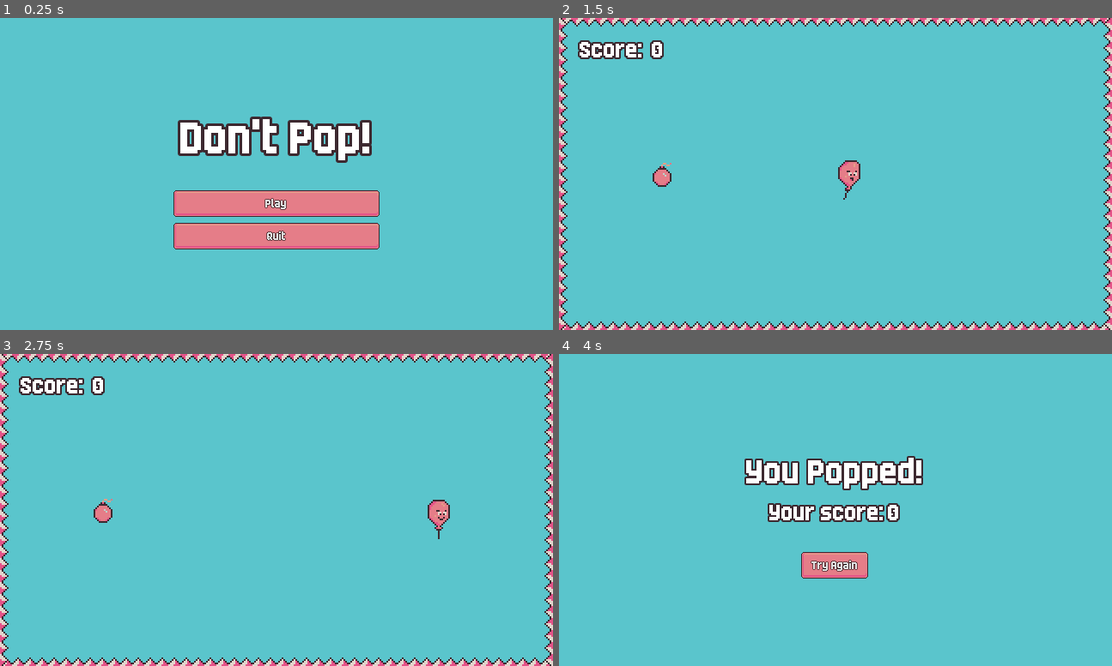
Above: before the commit, frames 1-4 (two rows, left to right).
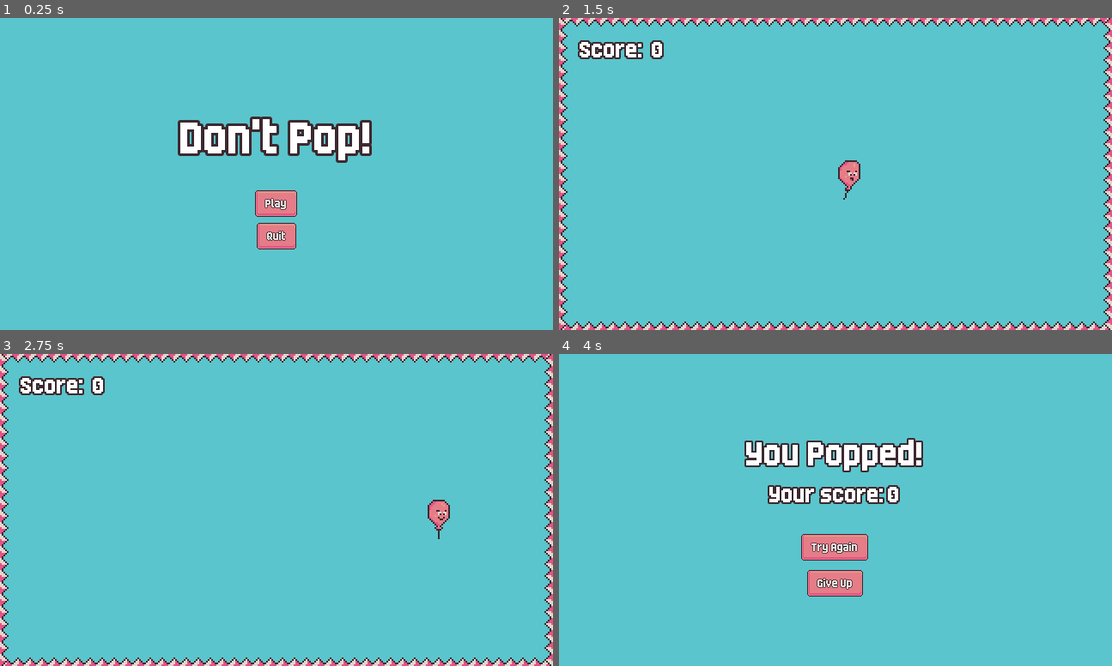
Above: after the commit, the same moments.

Repository: dewald-els/dontpop-2
Game: Godot game, scene res://scenes/screens/main_menu/main_menu_screen.tscn
Two runs of this game, one before a commit and one after it. Both use one fixed random seed, a clock stepped at 60 frames per second and the inputs below.
Inputs (mouse positions are in pixels of both pictures, inside the frame that each line leads up to):
- Up to frame 1 (0.25 s): no input
- Up to frame 2 (1.5 s): click "Play" at 0.5 s; tap Enter at 1.25 s; move the mouse to (957, 158) at 1.27 s; hold Right (player_right) from 1.28 s (still down); tap O at 1.35 s; click (957, 158) at 1.42 s
- Up to frame 3 (2.75 s): release Right (player_right) at 2 s; drag from (165, 525) to (387, 513) at 2.02 s
- Up to frame 4 (4 s): move the mouse to (890, 441) at 2.77 s; hold Right (player_right) 2.78-3.5 s; tap Shift at 2.85 s; drag from (807, 572) to (664, 513) at 3.52 s

The runs differ from the first frame. In frame 1, 5.2% of the frame differs, in the area x 31-69%, y 55-75%; in frame 2, 0.2%; in frame 3, 0.2%; in frame 4, 8.1%, in the area x 33-66%, y 26-78%.

Commit message:
feat: Try again, bomb

Diff:
--- a/dont-pop-src/scenes/game/game.tscn
+++ b/dont-pop-src/scenes/game/game.tscn
@@ -4,9 +4,9 @@
 [ext_resource type="PackedScene" uid="uid://dbg4niw8k1sbt" path="res://scenes/sky/sky.tscn" id="2_7h61r"]
 [ext_resource type="PackedScene" uid="uid://cy82ut854jv8p" path="res://scenes/player/player.tscn" id="3_0sr1o"]
 [ext_resource type="TileSet" uid="uid://p1k8y1pl3anh" path="res://assets/tiles/tiles.tres" id="3_kelw5"]
-[ext_resource type="PackedScene" uid="uid://bisja1rul8rtf" path="res://scenes/power_ups/bomb/bomb_powerup.tscn" id="5_87uf6"]
 [ext_resource type="PackedScene" uid="uid://cly66wkp7q7rl" path="res://scenes/hazard_spawner/hazard_spawner.tscn" id="5_lfrn8"]
 [ext_resource type="PackedScene" uid="uid://41lviliu15bs" path="res://scenes/coin_spawner/coin_spawner.tscn" id="6_bdhmt"]
+[ext_resource type="PackedScene" uid="uid://b3kl6f0lvb8we" path="res://scenes/powerup_spawner/power_up_spawner.tscn" id="7_87uf6"]
 [ext_resource type="PackedScene" uid="uid://xnhm4um7fe2f" path="res://scenes/ui/hud/hud.tscn" id="7_bdhmt"]
 
 [node name="Game" type="Node2D"]
@@ -33,16 +33,16 @@
 
 [node name="PowerUpContainer" type="Node" parent="." groups=["powerup_container"]]
 
-[node name="BombPowerUp" parent="PowerUpContainer" instance=ExtResource("5_87uf6")]
-position = Vector2(120, 185)
+[node name="Spawners" type="Node" parent="."]
 
-[node name="Spawners" type="Node" parent="."]
+[node name="CoinSpawner" parent="Spawners" node_paths=PackedStringArray("coin_container") instance=ExtResource("6_bdhmt")]
+coin_container = NodePath("../../CoinContainer")
 
 [node name="HazardSpawner" parent="Spawners" node_paths=PackedStringArray("hazard_container") instance=ExtResource("5_lfrn8")]
 hazard_container = NodePath("../../HazardsContainer")
 
-[node name="CoinSpawner" parent="Spawners" node_paths=PackedStringArray("coin_container") instance=ExtResource("6_bdhmt")]
-coin_container = NodePath("../../CoinContainer")
+[node name="PowerUpSpawner" parent="Spawners" node_paths=PackedStringArray("powerup_container") instance=ExtResource("7_87uf6")]
+powerup_container = NodePath("../../PowerUpContainer")
 
 [node name="Player" parent="." instance=ExtResource("3_0sr1o")]
 z_index = 1
--- a/dont-pop-src/scenes/powerup_spawner/power_up_spawner.gd
+++ b/dont-pop-src/scenes/powerup_spawner/power_up_spawner.gd
@@ -1,7 +1,55 @@
 class_name PowerUpSpawner
 extends Node2D
 
+
 @export var powerups: Array[PackedScene] = []
+@export var powerup_container: Node
+
+
+@onready var spawn_timer: Timer = %SpawnTimer
+
+var player: Player
+
+var safe_margins: Dictionary = {
+	"start_x" = 40,
+	"end_x" =  600,
+	"start_y" = 40,
+	"end_y" = 350
+}
 
 func _ready() -> void:
-	pass
+	player = get_tree().get_first_node_in_group("player")
+	spawn_timer.timeout.connect(on_spawn_timeout)
+
+func start_spawn_timer() -> void:
+	spawn_timer.wait_time = get_random_spawn_timeout()
+	spawn_timer.start()
+
+func get_random_spawn_timeout() -> float:
+	randomize()
+	return randf_range(10, 25)
+
+func get_random_spawn_position() -> Vector2:
+	# Check not to spawn on top of balloon.
+	randomize()
+	var x: float = randf_range(
+		safe_margins.start_x,
+		safe_margins.end_x
+	)
+	var y: float = randf_range(
+		safe_margins.start_y,
+		safe_margins.end_y
+	)
+
+	return Vector2(x, y)
+
+
+func spawn_random_hazard() -> void:
+	if player:
+		var powerup: BasePowerUp = powerups.pick_random().instantiate()
+		powerup_container.add_child(powerup)
+		powerup.global_position = get_random_spawn_position()
+
+func on_spawn_timeout() -> void:
+	spawn_random_hazard()
+	start_spawn_timer()
--- a/dont-pop-src/scenes/powerup_spawner/power_up_spawner.tscn
+++ b/dont-pop-src/scenes/powerup_spawner/power_up_spawner.tscn
@@ -1,6 +1,14 @@
-[gd_scene load_steps=2 format=3 uid="uid://b3kl6f0lvb8we"]
+[gd_scene load_steps=3 format=3 uid="uid://b3kl6f0lvb8we"]
 
 [ext_resource type="Script" uid="uid://7p63f1hwrthu" path="res://scenes/powerup_spawner/power_up_spawner.gd" id="1_8c10u"]
+[ext_resource type="PackedScene" uid="uid://bisja1rul8rtf" path="res://scenes/power_ups/bomb/bomb_powerup.tscn" id="2_0erly"]
 
 [node name="PowerUpSpawner" type="Node2D"]
 script = ExtResource("1_8c10u")
+powerups = Array[PackedScene]([ExtResource("2_0erly")])
+
+[node name="SpawnTimer" type="Timer" parent="."]
+unique_name_in_owner = true
+wait_time = 10.0
+one_shot = true
+autostart = true
--- a/dont-pop-src/scenes/screens/main_menu/main_menu_screen.tscn
+++ b/dont-pop-src/scenes/screens/main_menu/main_menu_screen.tscn
@@ -39,10 +39,14 @@
 [node name="PlayButton" type="Button" parent="PanelContainer/MarginContainer/VBoxContainer/VBoxContainer"]
 unique_name_in_owner = true
 layout_mode = 2
+size_flags_horizontal = 4
+size_flags_vertical = 4
 theme = ExtResource("1_vkt5c")
 text = "Play"
 
 [node name="QuitButton" type="Button" parent="PanelContainer/MarginContainer/VBoxContainer/VBoxContainer"]
 unique_name_in_owner = true
 layout_mode = 2
+size_flags_horizontal = 4
+size_flags_vertical = 4
 text = "Quit"
--- a/dont-pop-src/scenes/screens/try_again/try_again_screen.gd
+++ b/dont-pop-src/scenes/screens/try_again/try_again_screen.gd
@@ -1,15 +1,20 @@
 class_name TryAgainScreen
 extends CanvasLayer
 
-
+@onready var give_up_button: Button = %GiveUpButton
 @onready var try_again_button: Button = %TryAgainButton
 @onready var score_label: Label = %ScoreLabel
 
 
 func _ready() -> void:
+	give_up_button.pressed.connect(on_give_up_click)
 	try_again_button.pressed.connect(on_try_again_pressed)
 	score_label.text = str(ScoreManager.score)
 
 func on_try_again_pressed() -> void:
 	ScoreManager.reset_score()
 	get_tree().change_scene_to_file("res://scenes/game/game.tscn")
+
+func on_give_up_click() -> void:
+	ScoreManager.reset_score()
+	get_tree().change_scene_to_file("res://scenes/screens/main_menu/main_menu_screen.tscn")
--- a/dont-pop-src/scenes/screens/try_again/try_again_screen.tscn
+++ b/dont-pop-src/scenes/screens/try_again/try_again_screen.tscn
@@ -52,10 +52,22 @@
 text = "0"
 horizontal_alignment = 1
 
-[node name="TryAgainButton" type="Button" parent="PanelContainer/MarginContainer/VBoxContainer"]
+[node name="VBoxContainer2" type="VBoxContainer" parent="PanelContainer/MarginContainer/VBoxContainer"]
+layout_mode = 2
+theme_override_constants/separation = 16
+
+[node name="TryAgainButton" type="Button" parent="PanelContainer/MarginContainer/VBoxContainer/VBoxContainer2"]
 unique_name_in_owner = true
 layout_mode = 2
 size_flags_horizontal = 4
 size_flags_vertical = 4
 theme = ExtResource("2_6e5l4")
 text = "Try Again"
+
+[node name="GiveUpButton" type="Button" parent="PanelContainer/MarginContainer/VBoxContainer/VBoxContainer2"]
+unique_name_in_owner = true
+layout_mode = 2
+size_flags_horizontal = 4
+size_flags_vertical = 4
+theme = ExtResource("2_6e5l4")
+text = "Give Up"
